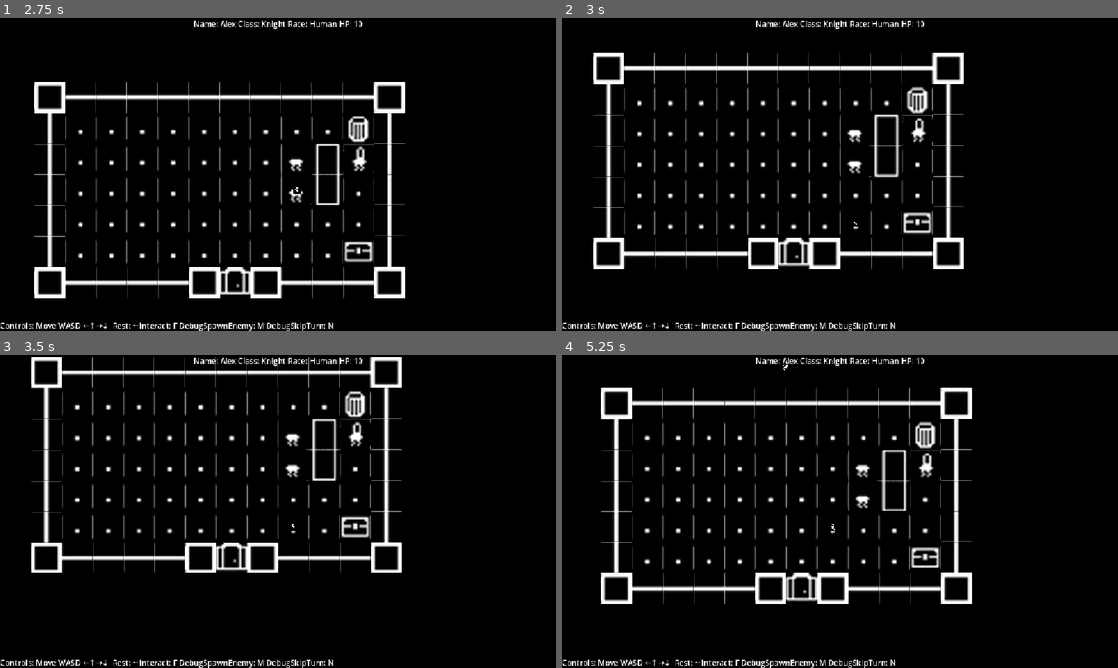
Above: before the commit, frames 1-4 (two rows, left to right).
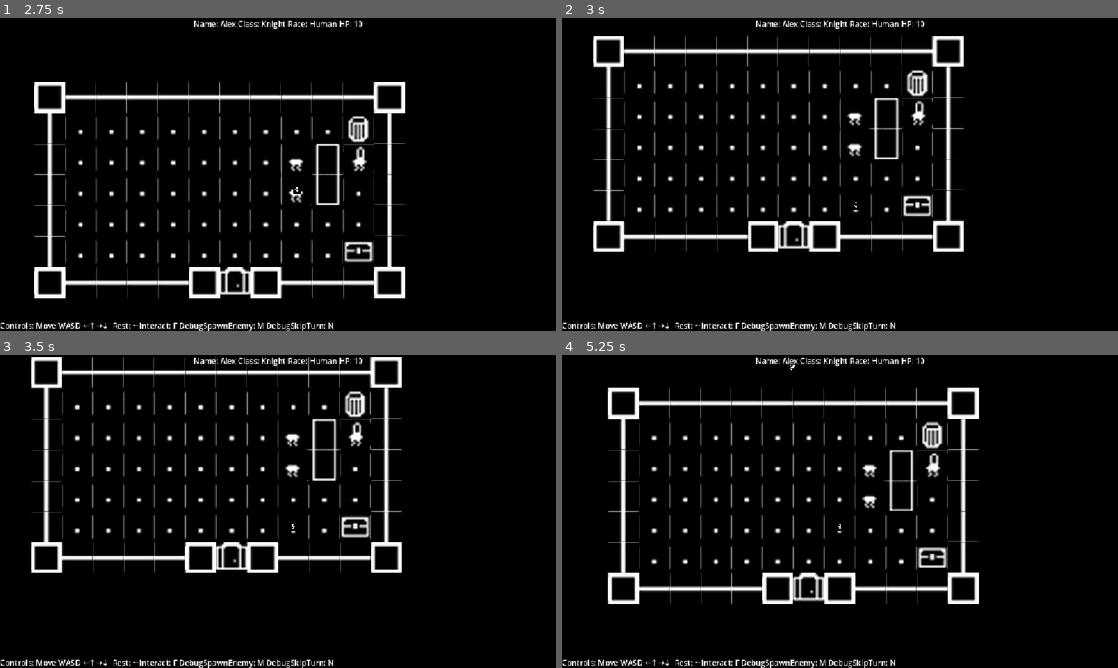
Above: after the commit, the same moments.

Repository: JohnScuzzman/Gnoll-Pointer-Godot-Game
Game: Godot game, scene res://level/main_menu.tscn
The game is run twice, just before and just after one commit, with the same random seed, the same clock (stepped at 60 frames per second) and the same inputs.
Inputs (mouse positions are in pixels of both pictures, inside the frame that each line leads up to):
- Up to frame 1 (2.75 s): click (278, 174) at 0.52 s; type "Alex" at 0.6 s; click "Start Game" at 1.25 s; hold D (right) from 2.03 s (still down); hold F (interact) from 2.03 s (still down)
- Up to frame 2 (3 s): release D (right) at 2.78 s; release F (interact) at 2.78 s; hold S (down) from 2.78 s (still down); tap ` (rest) at 2.85 s
- Up to frame 3 (3.5 s): keep holding S (down)
- Up to frame 4 (5.25 s): release S (down) at 3.53 s; hold D (right) 3.53-4.28 s; hold M (spawn) 3.53-4.28 s; hold W (up) 4.28-5.03 s; tap F (interact) at 4.35 s; hold A (left) from 5.03 s (still down); hold ` (rest) from 5.03 s (still down)

Frame 1 is identical in both runs. In frame 2, 12% of the frame differs, in the area x 5-73%, y 5-81%; in frame 3, 0.4%; in frame 4, 11%.

Commit message:
Made it so we dont skip turn on obstacle

Diff:
--- a/level/game_level.gd
+++ b/level/game_level.gd
@@ -66,10 +66,11 @@
 				if player_collision.is_in_group("enemy"):
 					print("Colided with an enemy")
 					player_collision.on_hit(1)
+					end_player_turn()
 				else:
 					print("Colided with an obstacle")
-
-			end_player_turn()
+			else:
+				end_player_turn()
 
 func _unhandled_input(event: InputEvent) -> void:
 	if (is_player_turn && event.is_action_pressed("rest") ||
